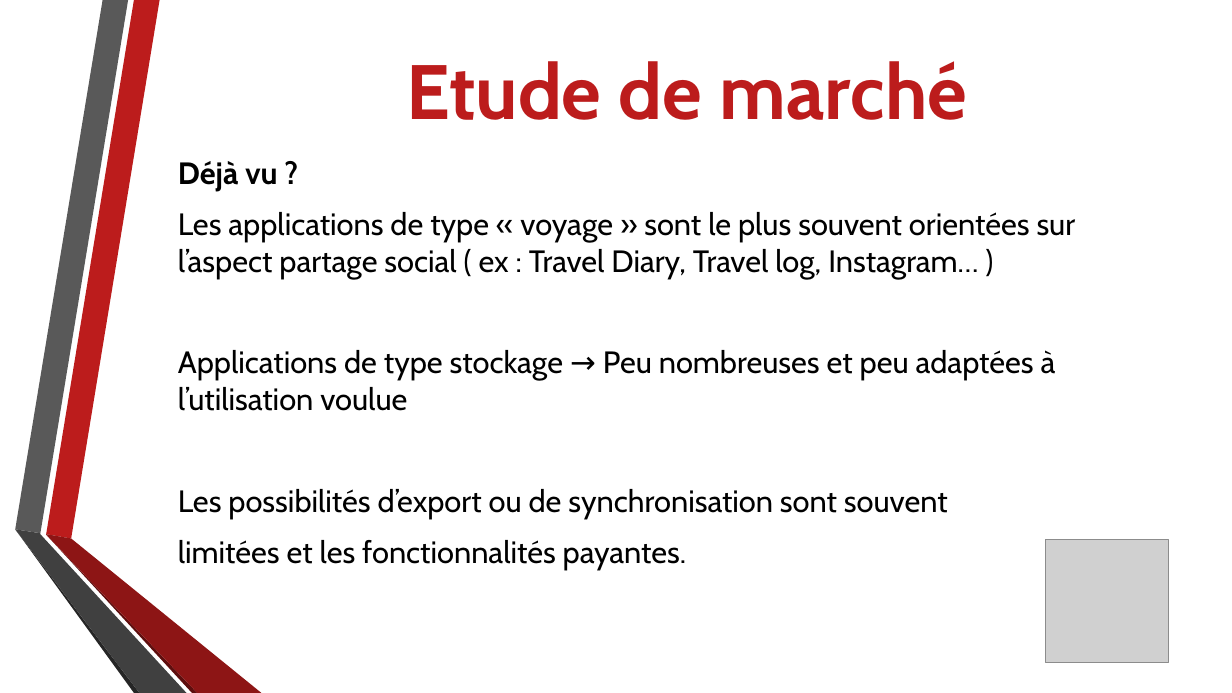
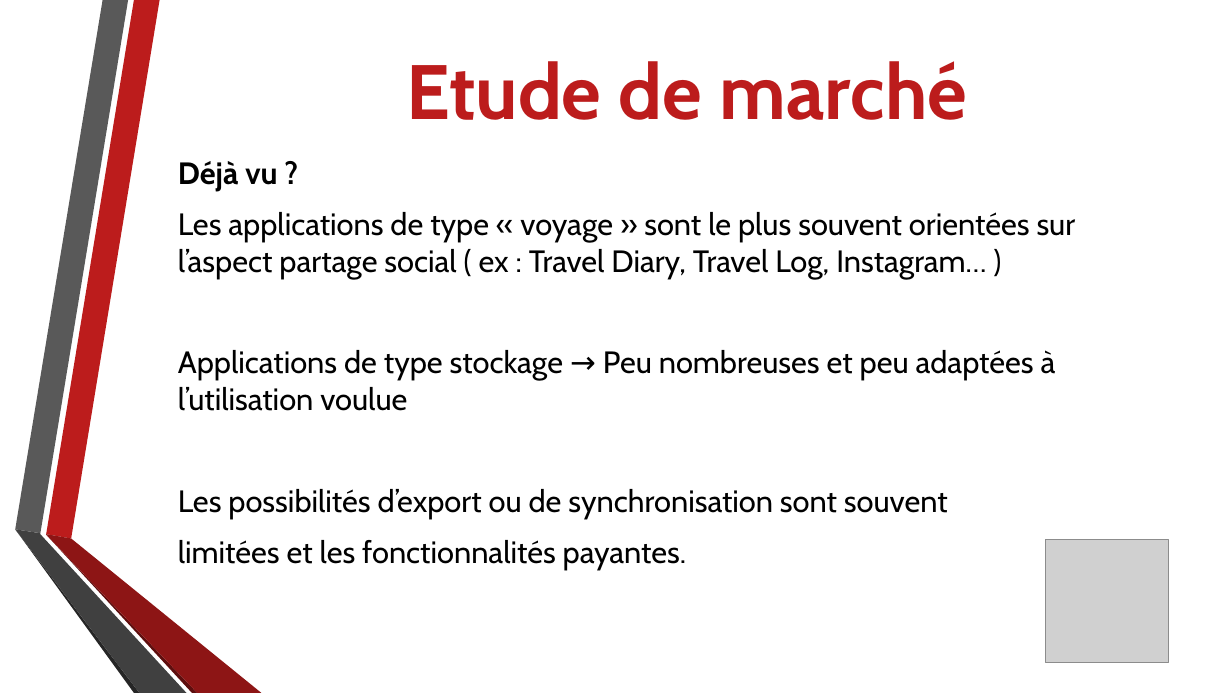
Before and after one commit to AxelFougues/PocketGlobe-Website, a slide deck: slide 6 of Diapo Presentation MiProjet.pptx. Drawn at 1232x693 pixels with LibreOffice and Linux fonts; fonts in the diff are those of the drawing; grey boxes stand for pictures; background and template pictures are left out. Boxes give left, top, right and bottom in pixels: in the first picture for what was removed or moved away, otherwise in the second. Text is boxed around its words. In the diff, an @@ line names an element or a change of style, - is before the commit and + after.

```diff
--- a/Diapo Presentation MiProjet.pptx
+++ b/Diapo Presentation MiProjet.pptx
@@ text at (x1=178, y1=212, x2=1076, y2=278): text changed @@
-Les applications de type « voyage » sont le plus souvent orientées sur l’aspect partage social ( ex : Travel Diary, Travel log, Instagram… )
+Les applications de type « voyage » sont le plus souvent orientées sur l’aspect partage social ( ex : Travel Diary, Travel Log, Instagram… )
```
Also in this commit, not shown: 3 other slides changed, 1 slide added, 1 slide removed.
